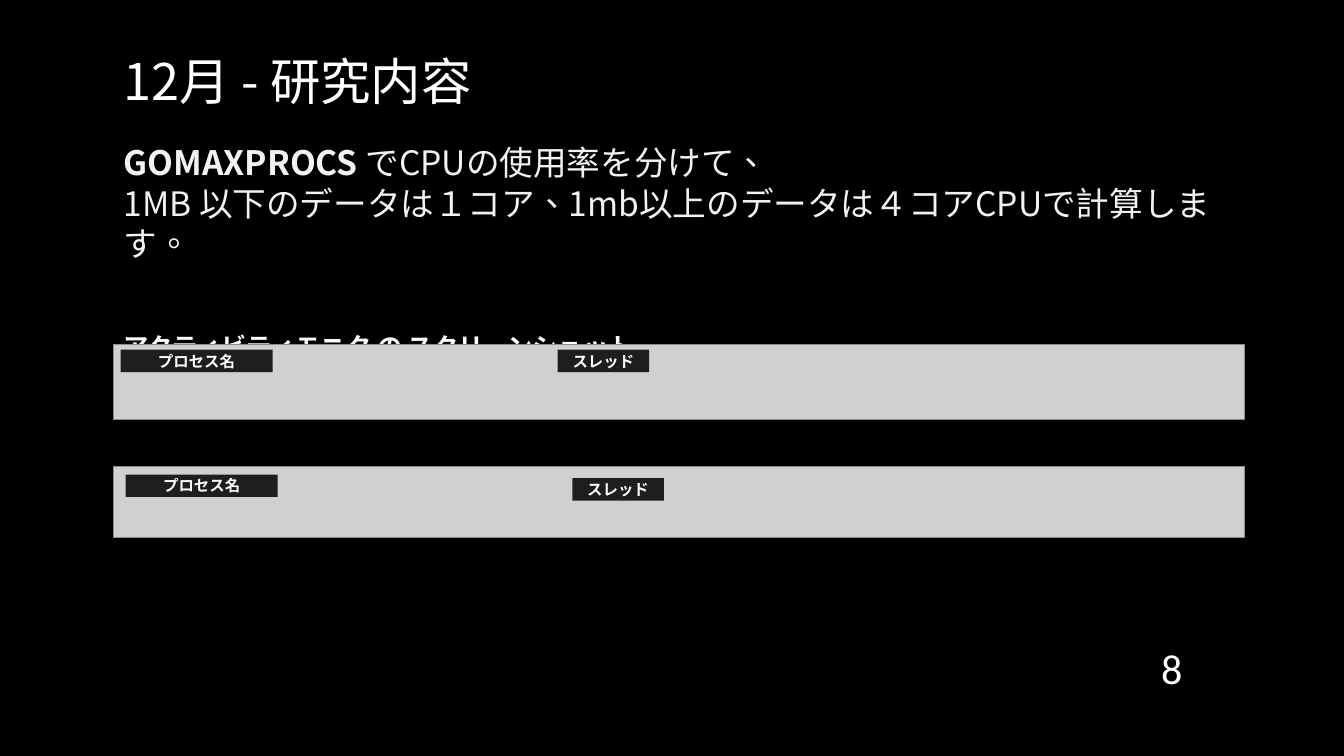
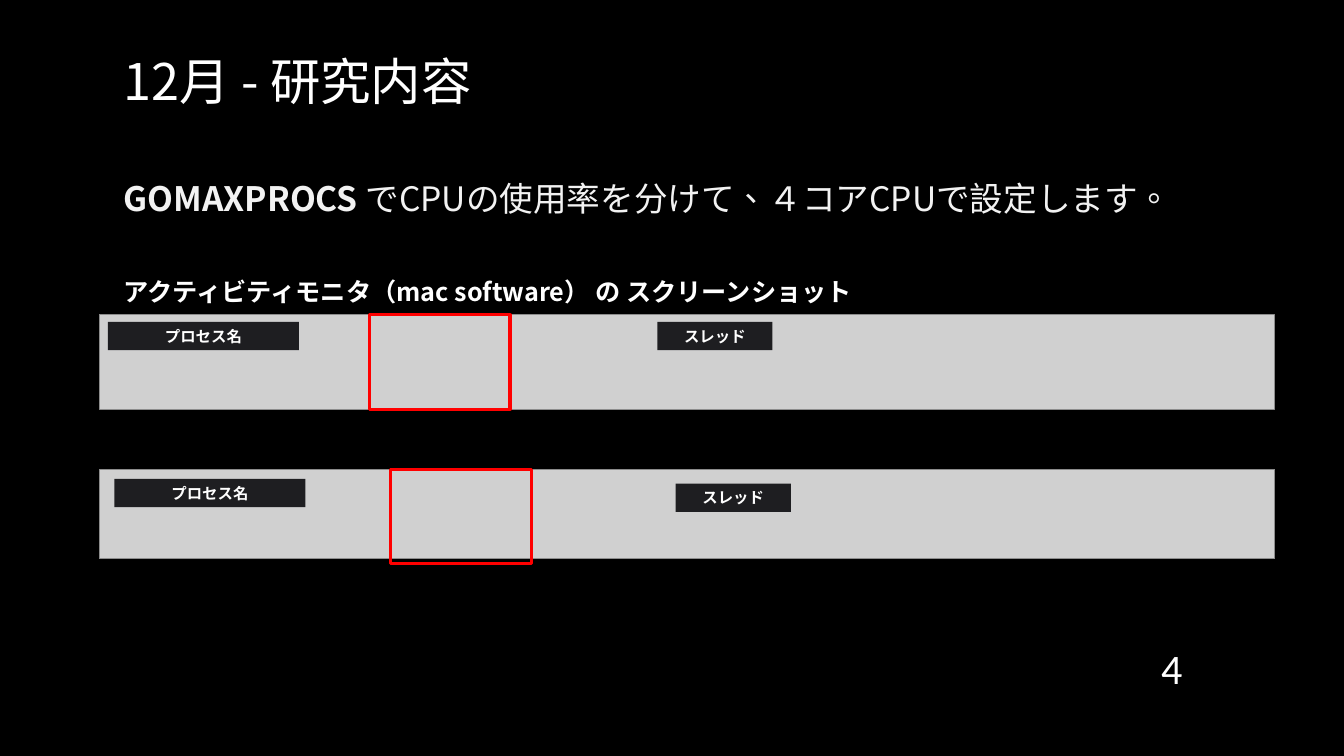
Before and after one commit to cyrusmanosa/Ecc-Year-3, a slide deck: slide 4 of Y3-Sem2/ITゼミ演習II/2024年度_12月報告会_Sk3a04_文家俊.pptx (slide 8 before the commit). Drawn at 1344x756 pixels with LibreOffice and Linux fonts; fonts in the diff are those of the drawing; grey boxes stand for pictures; background and template pictures are left out. Boxes give left, top, right and bottom in pixels: in the first picture for what was removed or moved away, otherwise in the second. Text is boxed around its words. In the diff, an @@ line names an element or a change of style, - is before the commit and + after.

```diff
--- a/Y3-Sem2/ITゼミ演習II/2024年度_12月報告会_Sk3a04_文家俊.pptx
+++ b/Y3-Sem2/ITゼミ演習II/2024年度_12月報告会_Sk3a04_文家俊.pptx
@@ text at (x1=124, y1=182, x2=1172, y2=304): text changed; bold on @@
-GOMAXPROCS でCPUの使用率を分けて、
-1MB 以下のデータは１コア、1mb以上のデータは４コアCPUで計算します。
-アクティビティモニタ の スクリーンショット
+GOMAXPROCS でCPUの使用率を分けて、４コアCPUで設定します。
+アクティビティモニタ（mac software） の スクリーンショット
@@ picture resized from (x1=114, y1=344, x2=1245, y2=418) to (x1=99, y1=315, x2=1274, y2=409) @@
@@ rectangle "プロセス名" resized from (x1=121, y1=350, x2=273, y2=372) to (x1=108, y1=322, x2=299, y2=350) @@
@@ rectangle added at (x1=369, y1=315, x2=510, y2=409), outline #FF0000 2.25 pt @@
@@ rectangle "スレッド" resized from (x1=558, y1=350, x2=649, y2=372) to (x1=657, y1=322, x2=772, y2=350) @@
@@ picture resized from (x1=114, y1=467, x2=1245, y2=537) to (x1=99, y1=470, x2=1274, y2=560) @@
@@ rectangle "プロセス名" resized from (x1=126, y1=475, x2=278, y2=497) to (x1=115, y1=479, x2=307, y2=507) @@
@@ rectangle added at (x1=390, y1=470, x2=531, y2=565), outline #FF0000 2.25 pt @@
@@ rectangle "スレッド" resized from (x1=573, y1=478, x2=664, y2=500) to (x1=676, y1=484, x2=790, y2=512) @@
@@ page number at (x1=1161, y1=657, x2=1182, y2=684): text changed @@
-8
+4
```
Also in this commit, not shown: 5 other slides changed, 2 slides added, 17 other files.
